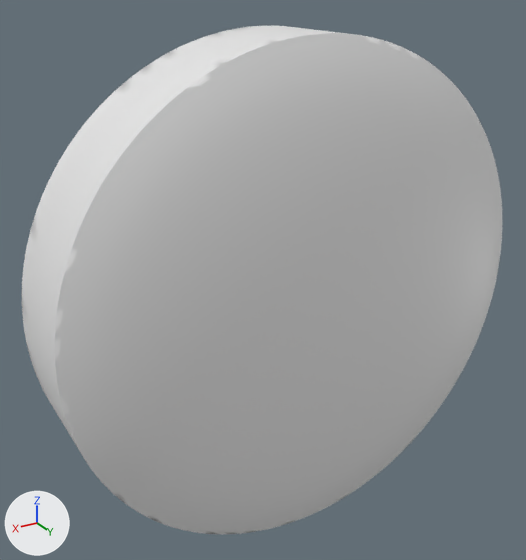
A saved change to the glTF model CoryPill_StackedText-1.glb.
Rendered twice from a 50 mm lens placed at (1.464, 2.089, 1.195), pointed at (0.07, -0.233, 0.034). Lighting does not change. The marker at lower left points along +X, +Y and +Z. Where no turn or scale is listed for an object, it has been applied to the vertices. Vertices at the same position are counted once.

The older version as bpy lines, for what is in view:
```python
mat_white = principled_material('White')
mat_white.base_color = (0.8, 0.8, 0.8)  # white #e7e7e7
me_sphere_004 = bpy.data.meshes.new('Sphere.004')
me_sphere_004.from_pydata(...)  # 20537 vertices, 40678 faces; spans x -0.99..0.99, y -0.5..0.18, z -0.99..0.99
me_sphere_004.materials.append(mat_white)  # white #e7e7e7
ob_pill4 = bpy.data.objects.new('Pill4', me_sphere_004)
ob_pill4.location = (0.0, 0.0, 0.0)
```
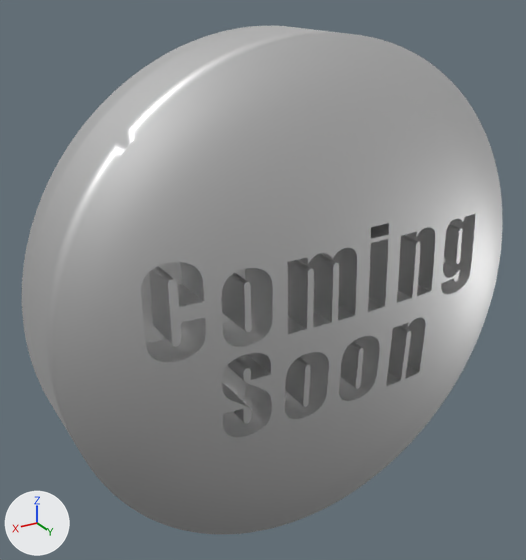
What the commit changed:
In material 'White' (mat_white), metallic goes from 0.0 to 1.0.
me_sphere_004 is used by ob_pill4; location (0.0, 0.0, 0.0).
me_sphere_004 had 20537 vertices, 40678 faces and spanned x -0.99..0.99, y -0.5..0.18, z -0.99..0.99.
me_sphere_004 now has 21669 vertices, 43333 faces and spans x -0.99..0.99, y -0.5..0.18, z -0.99..0.99.
me_sphere_004 part 1: 69 vertices moved from x -0.68..0.7, y 0.13..0.18, z -0.33..0.31 to x -0.63..0.72, y -0.02..0.18, z -0.34..0.33; 629 vertices removed from x -0.99..0.99, y 0.04..0.18, z -0.99..0.99; 1899 vertices added at x -0.72..0.72, y -0.02..0.18, z -0.37..0.35.
me_sphere_004 part 2: 100 vertices removed from x -0.99..0.99, y -0.45..-0.36, z -0.99..0.99.

What differs and where, as boxes (x1, y1, x2, y2) in the pictures (526 x 560 px):
'Pill4', surface changed, reshaped
    both: (22, 26, 502, 534)
part 1 of me_sphere_004, built on
    before: (46, 33, 502, 533)
    after: (133, 209, 478, 447)
part 2 of me_sphere_004, deleted
    before: (22, 26, 276, 351)
